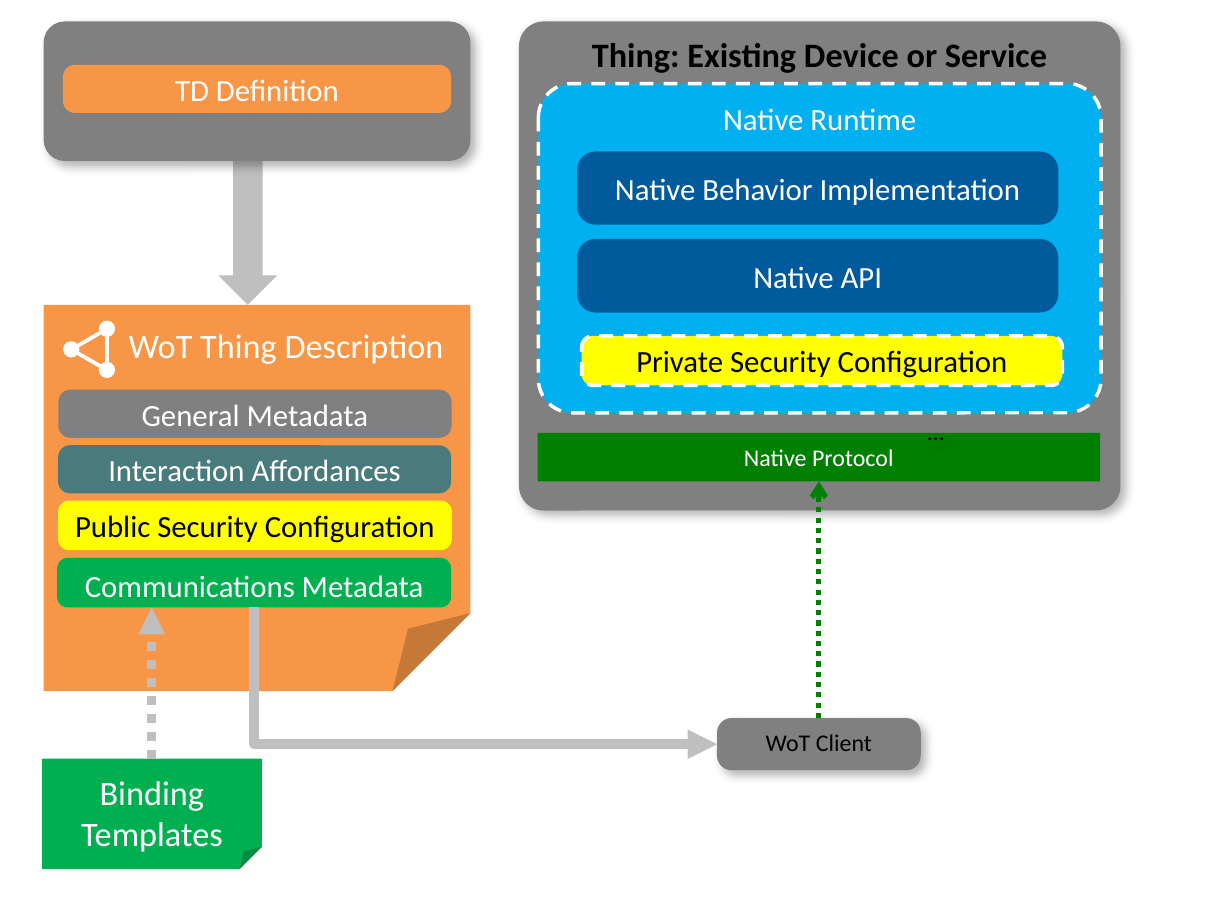
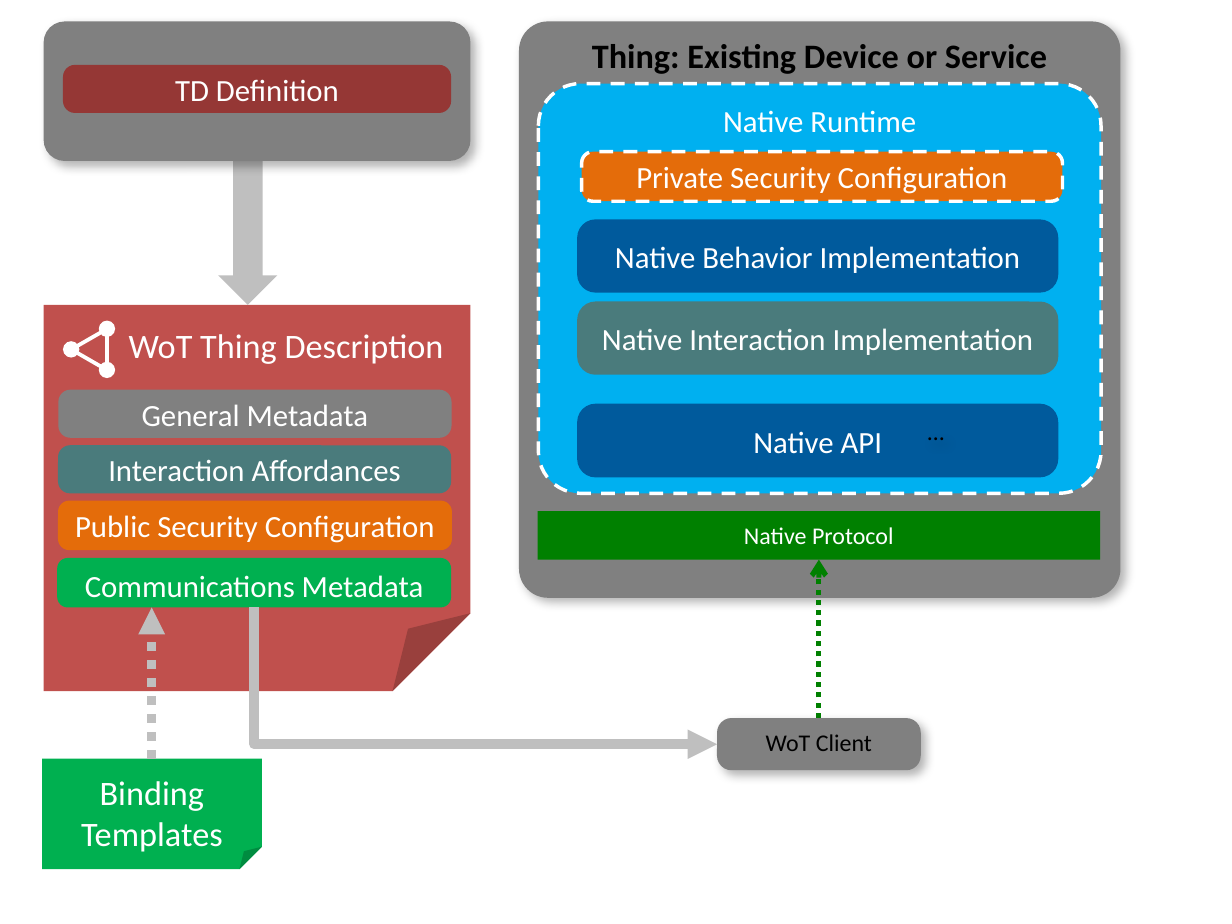
Before and after one commit to w3c/wot-architecture, a slide deck: slide 11 of images/wot-architecture-figures-new2.pptx. Drawn at 1232x924 pixels with LibreOffice and Linux fonts; fonts in the diff are those of the drawing. Boxes give left, top, right and bottom in pixels: in the first picture for what was removed or moved away, otherwise in the second. Text is boxed around its words. In the diff, an @@ line names an element or a change of style, - is before the commit and + after.

```diff
--- a/images/wot-architecture-figures-new2.pptx
+++ b/images/wot-architecture-figures-new2.pptx
@@ rounded rectangle "Thing: Existing Device or Service" resized from (x1=519, y1=21, x2=1120, y2=510) to (x1=519, y1=21, x2=1120, y2=598) @@
@@ rounded rectangle "TD Definition" at (x1=63, y1=65, x2=451, y2=113): fill #F79646 to #953735 @@
@@ rounded rectangle "Native Runtime" resized from (x1=538, y1=84, x2=1101, y2=413) to (x1=538, y1=84, x2=1101, y2=494) @@
@@ rounded rectangle "Private Security Configuration" at (x1=582, y1=152, x2=1062, y2=201): text colour #000000 to #FFFFFF; fill #FFFF00 to #E46C0A @@
@@ rounded rectangle "Private Security Configuration" moved from (x1=582, y1=336, x2=1062, y2=386) to (x1=582, y1=152, x2=1062, y2=201) @@
@@ rounded rectangle "Native Behavior Implementation" moved from (x1=578, y1=152, x2=1060, y2=224) to (x1=578, y1=219, x2=1060, y2=292) @@
@@ folded corner "WoT Thing Description" at (x1=43, y1=306, x2=469, y2=691): fill #F79646 to #C0504D @@
@@ rounded rectangle added at (x1=578, y1=302, x2=1060, y2=375), fill #4A7B7C, 18 pt, text #FFFFFF @@
+Native Interaction Implementation
@@ rounded rectangle "Native API" moved from (x1=578, y1=239, x2=1060, y2=313) to (x1=578, y1=404, x2=1060, y2=478) @@
@@ rounded rectangle "Public Security Configuration" at (x1=58, y1=500, x2=452, y2=549): text colour #000000 to #FFFFFF; fill #FFFF00 to #E46C0A @@
@@ rectangle "Native Protocol" moved from (x1=537, y1=432, x2=1100, y2=480) to (x1=537, y1=511, x2=1100, y2=559) @@
@@ arrow moved from (819, 718) - (819, 482) to (819, 718) - (819, 559) @@
```
Also in this commit, not shown: 6 other slides changed, 4 slides added, 1 slide removed.
